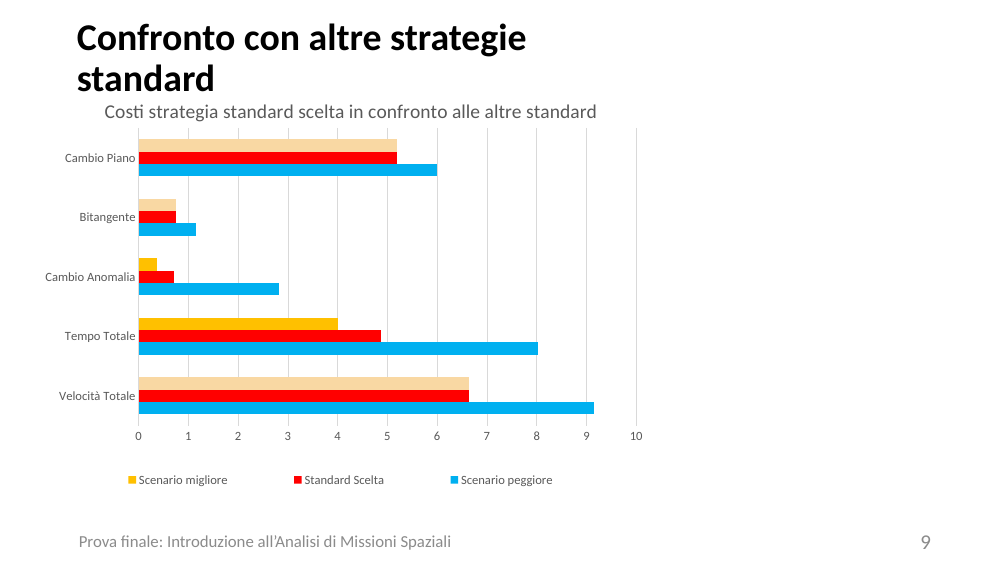
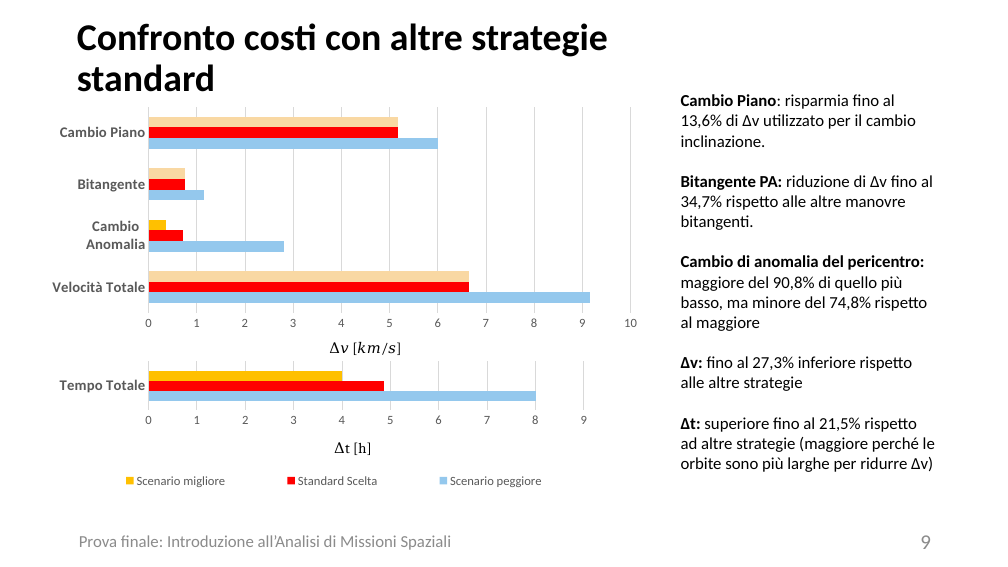
Before and after one commit to turcualexd/IAMS-progetto, a slide deck: slide 9 of Modelli relazione/Power C13.pptx. Drawn at 1008x567 pixels with LibreOffice and Linux fonts; fonts in the diff are those of the drawing. Boxes give left, top, right and bottom in pixels: in the first picture for what was removed or moved away, otherwise in the second. Text is boxed around its words. In the diff, an @@ line names an element or a change of style, - is before the commit and + after.

```diff
--- a/Modelli relazione/Power C13.pptx
+++ b/Modelli relazione/Power C13.pptx
@@ title at [77, 23, 607, 92]: text changed @@
-Confronto con altre strategie standard
+Confronto costi con altre strategie standard
@@ bar chart at [42, 86, 665, 364] @@
@@ title "Costi strategia standard scelta in confronto alle altre standard " removed @@
-categories: Velocità Totale, Tempo Totale, Cambio Anomalia, Bitangente, Cambio Piano
+categories: Velocità Totale, Cambio Anomalia, Bitangente, Cambio Piano
-Scenario peggiore: 9.2, 8, 2.8, 1.2, 6
+Series 1: 9.2, 2.8, 1.2, 6
@@ colour of Series 1 #00B0F0 to #94C8ED @@
-Standard Scelta: 6.6, 4.9, 0.7, 0.8, 5.2
+Series 2: 6.6, 0.7, 0.8, 5.2
-Scenario migliore: 6.6, 4, 0.4, 0.8, 5.2
+Series 3: 6.6, 0.4, 0.8, 5.2
@@ value axis title "" to "Δ𝑣 [𝑘𝑚/𝑠] " @@
@@ legend changed @@
@@ category axis changed @@
@@ plot area changed @@
@@ bar chart: place and size @@
-bar chart at [30, 83, 674, 504]
+bar chart at [42, 86, 665, 364]
@@ text added at [681, 94, 935, 472], 16 pt, text #000000 @@
+Cambio Piano: risparmia fino al 13,6% di Δv utilizzato per il cambio inclinazione.
+Bitangente PA: riduzione di Δv fino al 34,7% rispetto alle altre manovre bitangenti.
+Cambio di anomalia del pericentro: maggiore del 90,8% di quello più basso, ma minore del 74,8% rispetto al maggiore
+Δv: fino al 27,3% inferiore rispetto alle altre strategie
+Δt: superiore fino al 21,5% rispetto ad altre strategie (maggiore perché le orbite sono più larghe per ridurre Δv)
@@ bar chart added at [42, 349, 665, 514] @@
+categories: Tempo Totale
+Scenario peggiore: 8
+Standard Scelta: 4.9
+Scenario migliore: 4
```
Also in this commit, not shown: 1 other slide changed, 1 slide removed.
